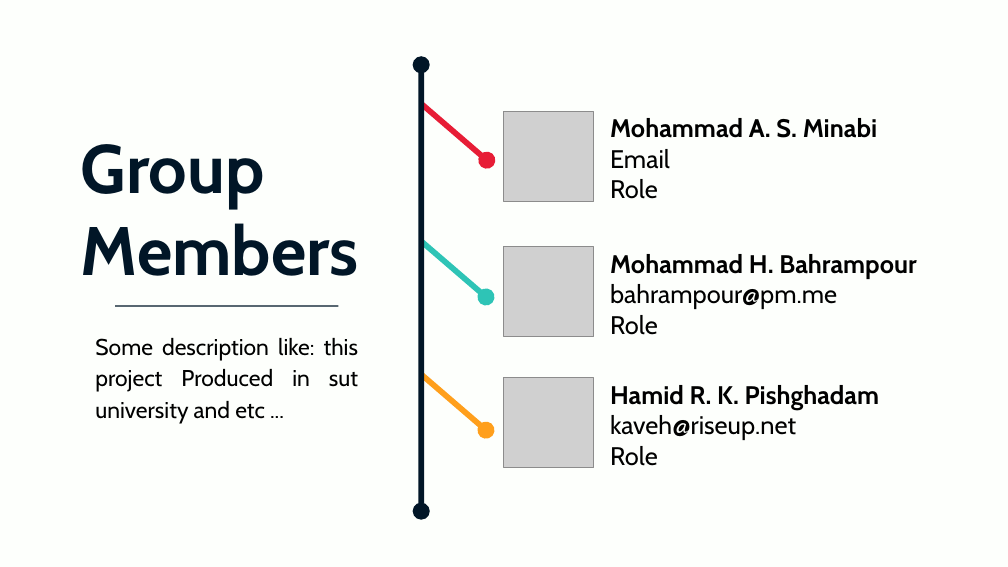
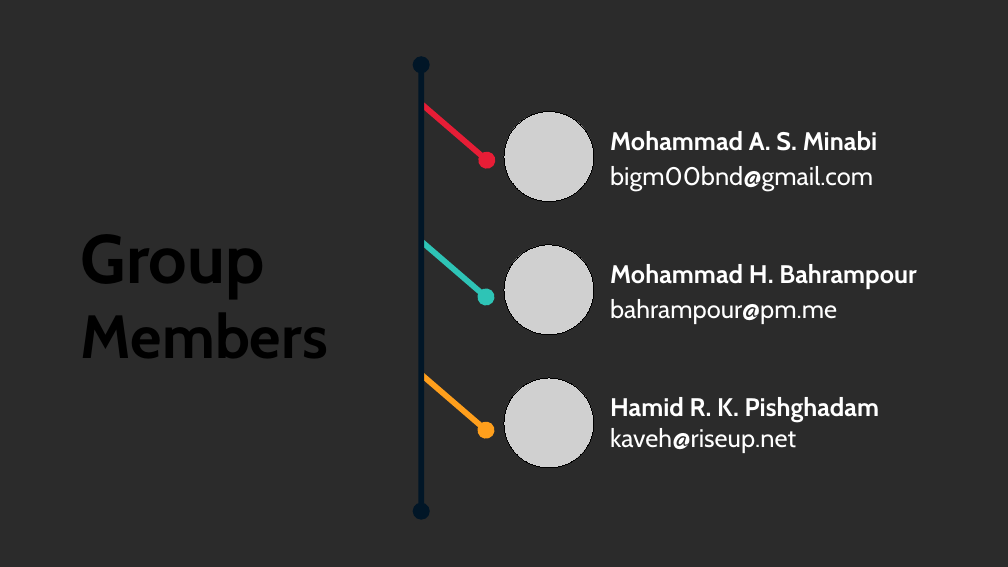
Before and after one commit to MHBahrampour/git-presentation-files, a slide deck: slide 6 of Template.odp (slide 7 before the commit). Drawn at 1008x567 pixels with LibreOffice and Linux fonts; fonts in the diff are those of the drawing; grey boxes stand for pictures; background and template pictures are left out; a plain dark background stands for a picture behind light text. Boxes give left, top, right and bottom in pixels: in the first picture for what was removed or moved away, otherwise in the second. Text is boxed around its words. In the diff, an @@ line names an element or a change of style, - is before the commit and + after.

```diff
--- a/Template.odp
+++ b/Template.odp
@@ background #FDFFFC to picture (left out) @@
@@ text "Mohammad A. S. Minabi" at box(610, 131, 877, 191): vertical alignment top to middle @@
@@ text at box(610, 131, 877, 151): text colour #000000 to #FFFFFF in "Mohammad A. S. Minabi"; line spacing 1 to 1.15 @@
@@ text at box(610, 166, 873, 191): text changed; text colour #000000 to #FFFFFF @@
-Email
-Role
+bigm00bnd@gmail.com
@@ text "Group": place and size @@
-text "Group" at box(81, 144, 359, 276)
+text "Group" at box(81, 234, 328, 358)
@@ text "Group" at box(81, 234, 328, 358): text colour #011627 to #000000; size 54 to 48 pt in "Members" @@
@@ text "Mohammad H. Bahrampour": place and size @@
-text "Mohammad H. Bahrampour" at box(610, 254, 916, 335)
+text "Mohammad H. Bahrampour" at box(610, 264, 916, 324)
@@ text "Mohammad H. Bahrampour" at box(610, 264, 916, 324): text colour #000000 to #FFFFFF; line spacing 1 to 1.15; vertical alignment top to middle @@
@@ line removed from (115, 306) to (338, 306) @@
@@ text at box(610, 315, 658, 335): paragraph removed @@
-Role
@@ text removed at box(95, 338, 358, 424) @@
-Some description like: this project Produced in sut university and etc ...
@@ text "Hamid R. K. Pishghadam" at box(610, 397, 879, 453): text colour #000000 to #FFFFFF; vertical alignment top to middle @@
@@ text at box(610, 446, 658, 466): paragraph removed @@
-Role
```
Also in this commit, not shown: 4 slides added, 5 slides removed.
